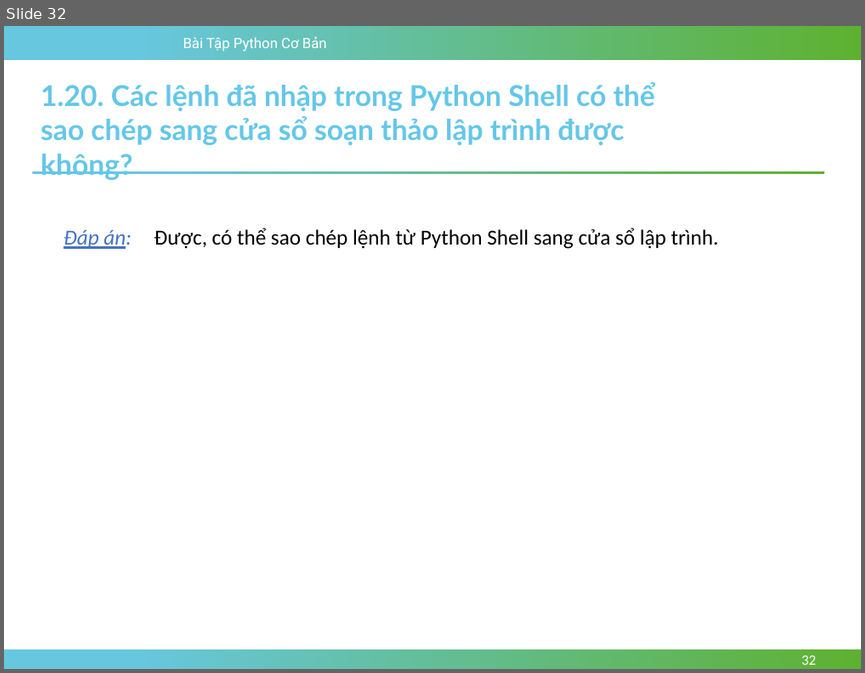
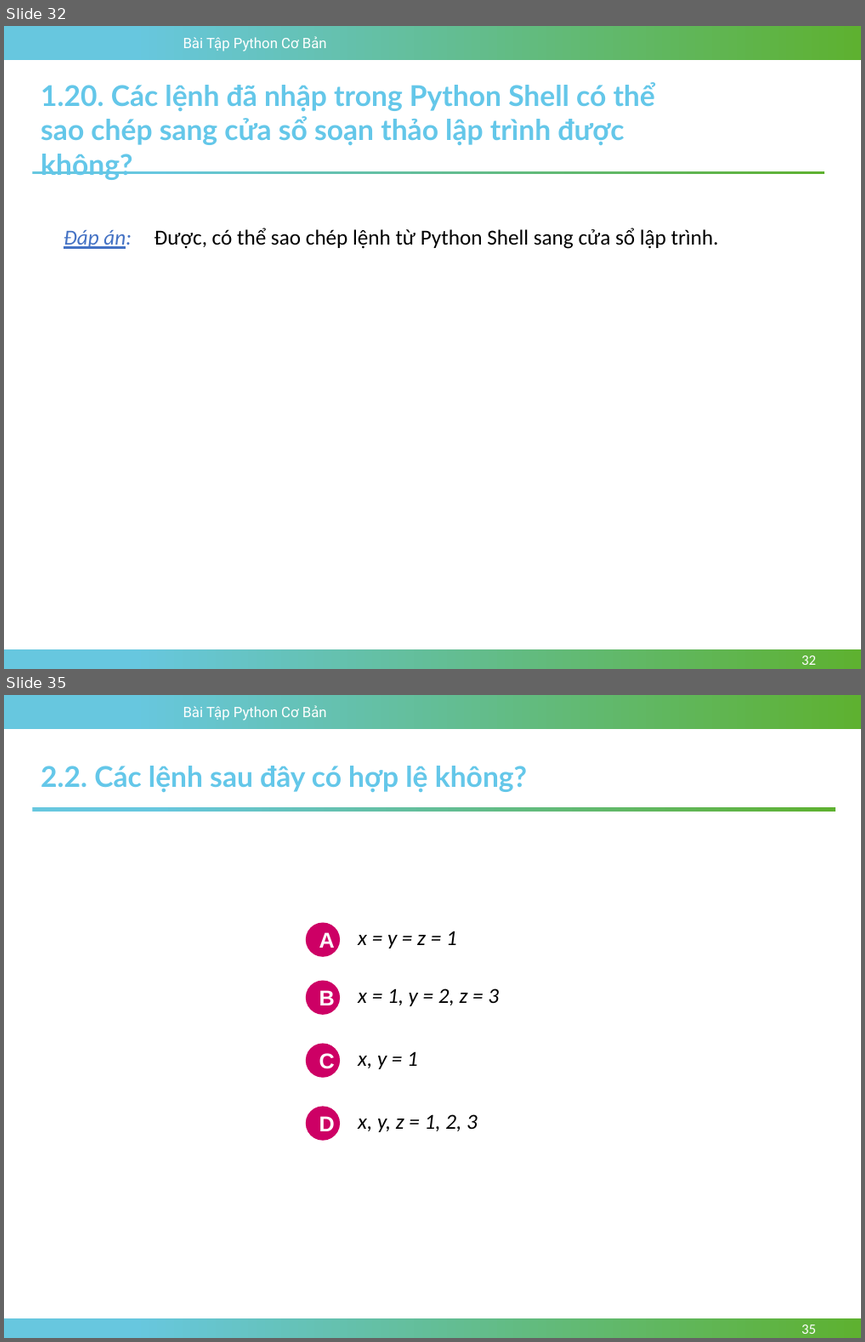
Before and after one commit to TriPhan0511/BaiTapPythonCoBan, a slide deck: documents/slides/Chuong-02-Lam-Quen-Voi-Moi-Truong-Tuong-Tac-Python.pptx. Shown one above the other, each under a label of ours: slide 32 before the commit, slides 32 and 35 after it; the slides between them are not shown. The pictures are 865x673 and 865x1342 pixels, drawn with LibreOffice and Linux fonts; fonts in the diff are those of the drawing; background and template pictures are left out. Boxes give left, top, right and bottom in pixels: in the first picture for what was removed or moved away, otherwise in the second. Text is boxed around its words. In the diff, an @@ line names an element or a change of style, - is before the commit and + after.

```diff
--- a/documents/slides/Chuong-02-Lam-Quen-Voi-Moi-Truong-Tuong-Tac-Python.pptx
+++ b/documents/slides/Chuong-02-Lam-Quen-Voi-Moi-Truong-Tuong-Tac-Python.pptx
@@ slide 35 added at box(4, 695, 861, 1338), background #FFFFFF; not listed: 3 template elements that a slide beside it also shows @@
@@ text added at box(41, 766, 527, 792), 24 pt, text #64C7E9, bold @@
+2.2. Các lệnh sau đây có hợp lệ không?
@@ rectangle added at box(32, 807, 835, 811), fill gradient #67C7DF to #5EB130 @@
@@ ellipse added at box(306, 922, 340, 956), fill #CD0065, 18 pt, text #FFFFFF, bold @@
+A
@@ text added at box(358, 930, 457, 948), 18 pt, text #000000, italic @@
+x = y = z = 1
@@ ellipse added at box(306, 981, 340, 1015), fill #CD0065, 18 pt, text #FFFFFF, bold @@
+B
@@ text added at box(358, 988, 499, 1006), 18 pt, text #000000, italic @@
+x = 1, y = 2, z = 3
@@ ellipse added at box(306, 1043, 340, 1077), fill #CD0065, 18 pt, text #FFFFFF, bold @@
+C
@@ text added at box(358, 1051, 418, 1069), 18 pt, text #000000, italic @@
+x, y = 1
@@ ellipse added at box(306, 1106, 340, 1140), fill #CD0065, 18 pt, text #FFFFFF, bold @@
+D
@@ text added at box(358, 1114, 477, 1132), 18 pt, text #000000, italic @@
+x, y, z = 1, 2, 3
@@ page number added at box(801, 1324, 816, 1333), 12 pt, text #FFFFFF @@
+35
```
Also in this commit, not shown: 1 slide changed, 13 other slides added, 10 other files.
